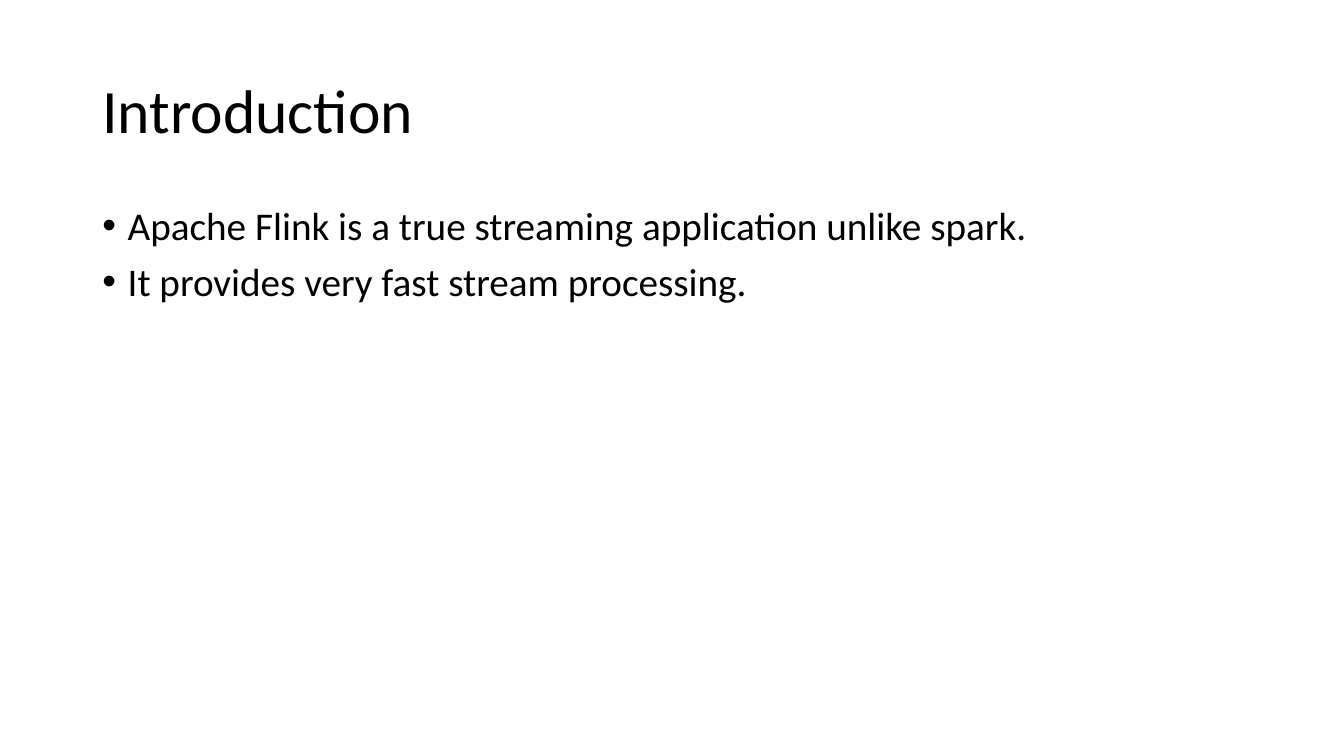
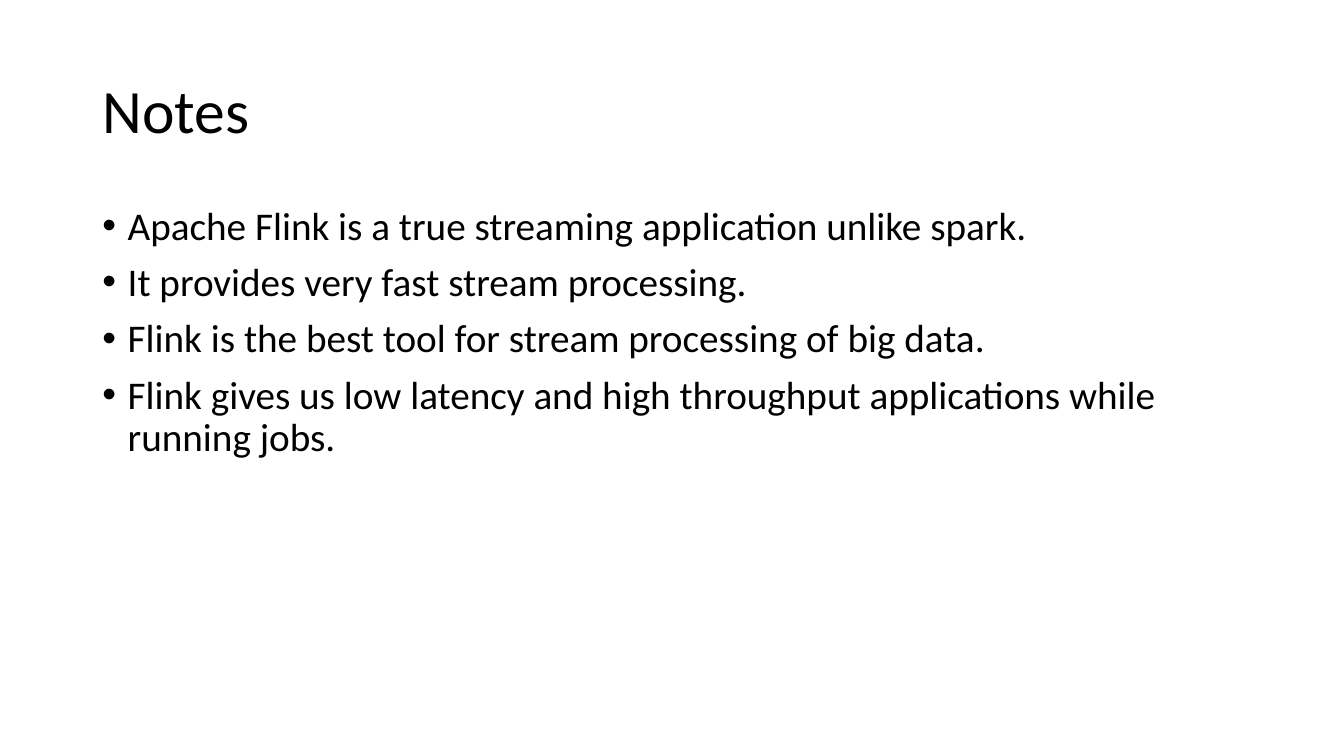
Before and after one commit to jaiprasad266/apache-flink, a slide deck: slide 3 of Learning.pptx (slide 2 before the commit). Drawn at 1344x756 pixels with LibreOffice and Linux fonts; fonts in the diff are those of the drawing. Boxes give left, top, right and bottom in pixels: in the first picture for what was removed or moved away, otherwise in the second. Text is boxed around its words. In the diff, an @@ line names an element or a change of style, - is before the commit and + after.

Commit message:
update

```diff
--- a/Learning.pptx
+++ b/Learning.pptx
@@ title at box(102, 93, 249, 134): text changed @@
-Introduction
+Notes
@@ text at box(128, 324, 1155, 458): paragraphs added @@
+• Flink is the best tool for stream processing of big data.
+• Flink gives us low latency and high throughput applications while running jobs.
```
Also in this commit, not shown: 3 slides added.
